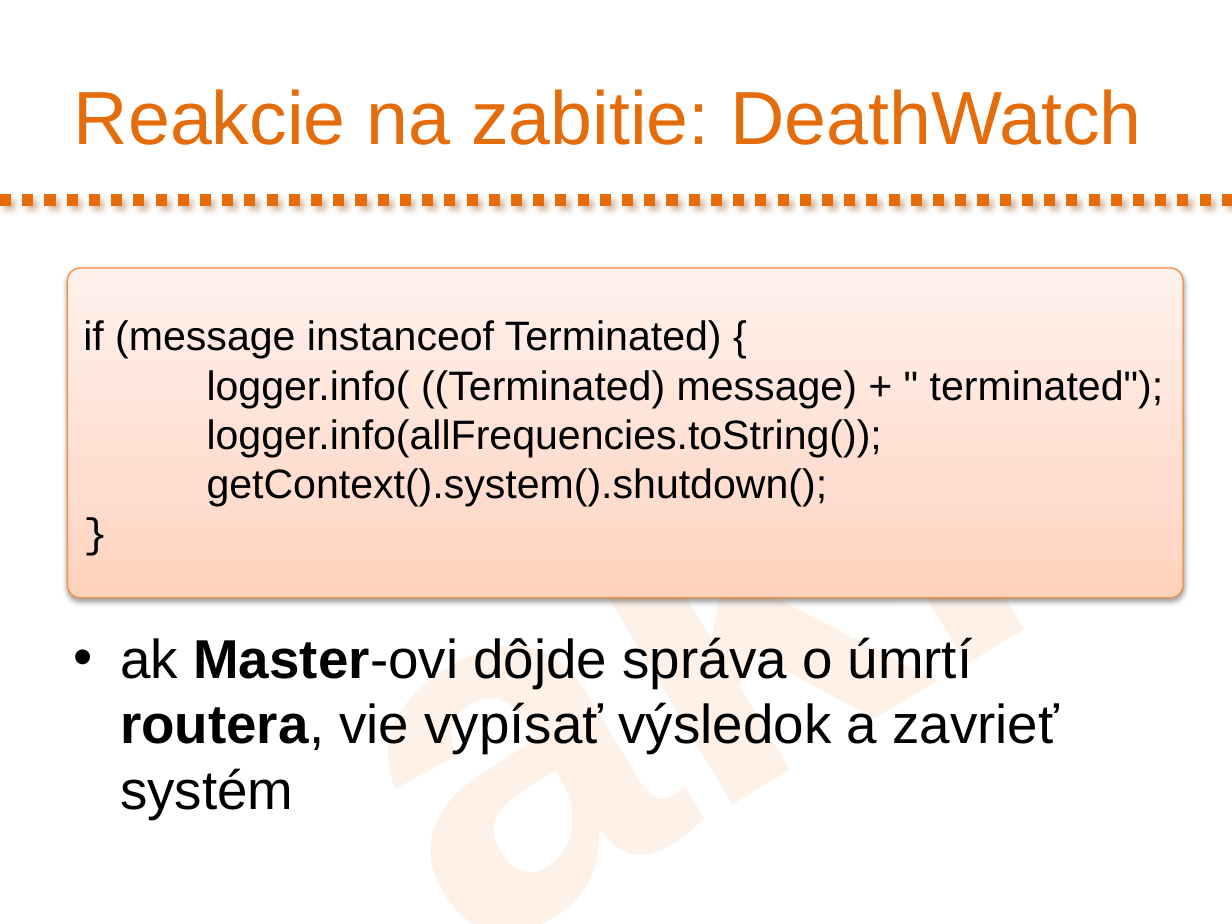
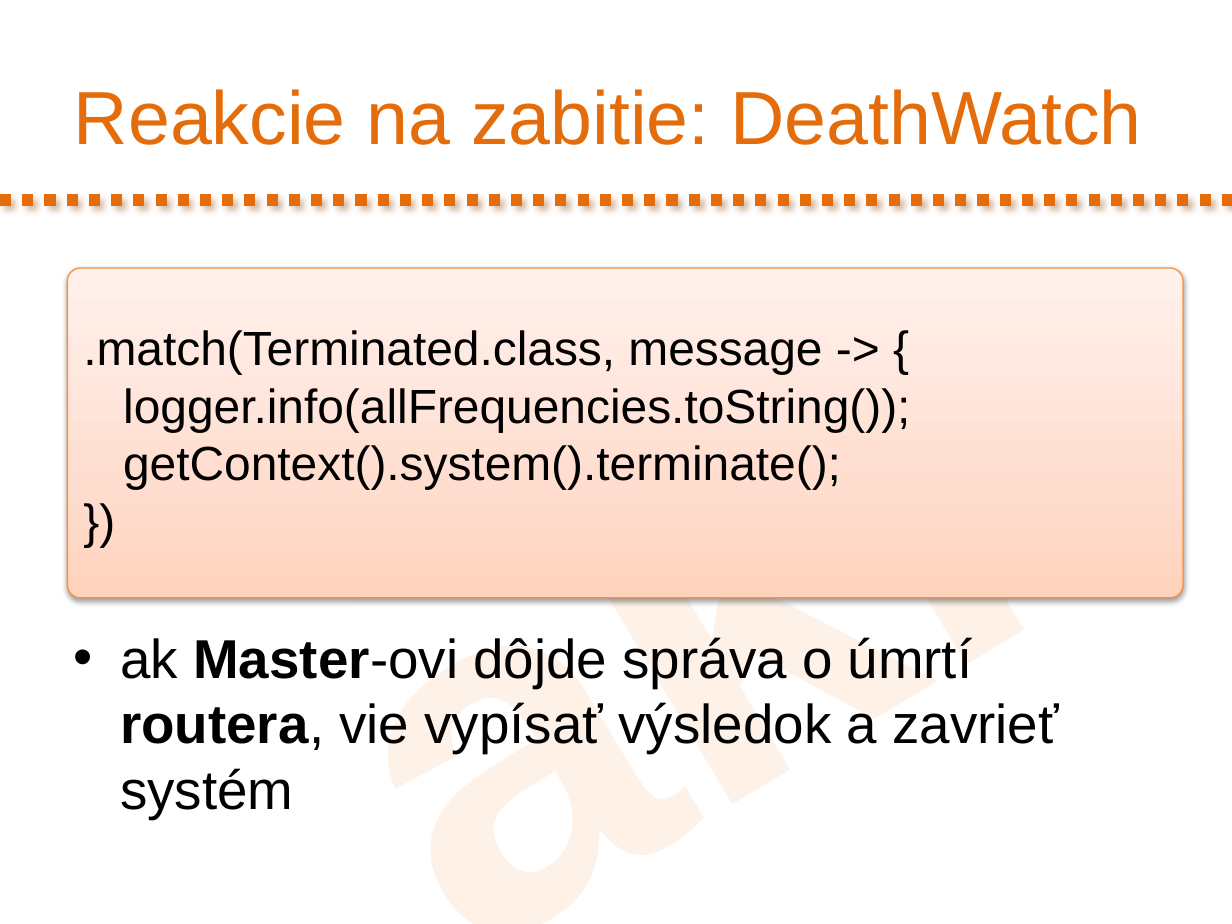
Before and after one commit to novotnyr/kopr-portal, a slide deck: slide 48 of slides/kopr-actors-akka.pptx (slide 41 before the commit). Drawn at 1232x924 pixels with LibreOffice and Linux fonts; fonts in the diff are those of the drawing. Boxes give left, top, right and bottom in pixels: in the first picture for what was removed or moved away, otherwise in the second. Text is boxed around its words. In the diff, an @@ line names an element or a change of style, - is before the commit and + after.

```diff
--- a/slides/kopr-actors-akka.pptx
+++ b/slides/kopr-actors-akka.pptx
@@ text in rounded rectangle at <box>83,330,910,489</box>: text changed; size 24 to 28 pt @@
-if (message instanceof Terminated) {
-logger.info( ((Terminated) message) + " terminated");
-logger.info(allFrequencies.toString());
-getContext().system().shutdown();
-}
+.match(Terminated.class, message -> {
+logger.info(allFrequencies.toString());
+getContext().system().terminate();
+})
```
Also in this commit, not shown: 10 other slides changed, 8 slides added, 10 slides removed, 1 other file.
